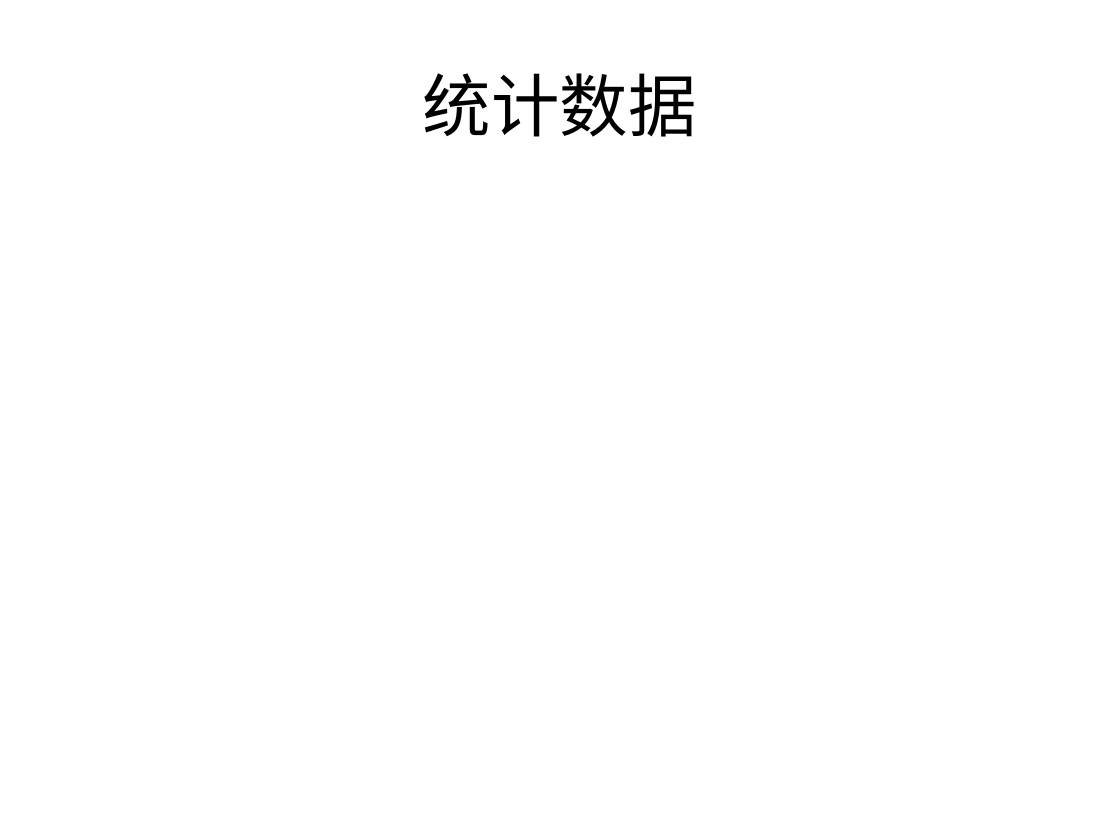
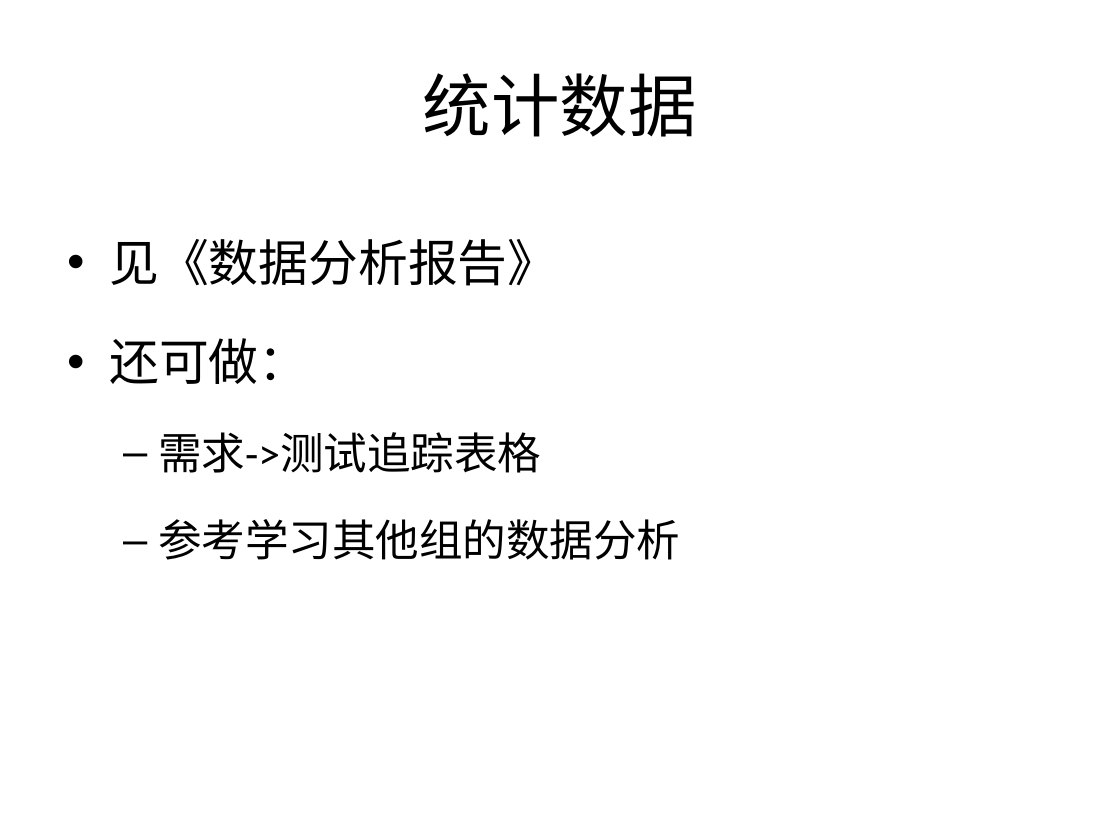
Before and after one commit to bhsei/16TeamC, a slide deck: slide 5 of 2.项目PPT/第十四周进度.pptx. Drawn at 1120x840 pixels with LibreOffice and Linux fonts; fonts in the diff are those of the drawing. Boxes give left, top, right and bottom in pixels: in the first picture for what was removed or moved away, otherwise in the second. Text is boxed around its words. In the diff, an @@ line names an element or a change of style, - is before the commit and + after.

Commit message:
13-PPT增改

```diff
--- a/2.项目PPT/第十四周进度.pptx
+++ b/2.项目PPT/第十四周进度.pptx
@@ text added at [109,239,680,560], 28 pt, text #000000 @@
+• 见《数据分析报告》
+• 还可做：
+  – 需求->测试追踪表格
+  – 参考学习其他组的数据分析
```
